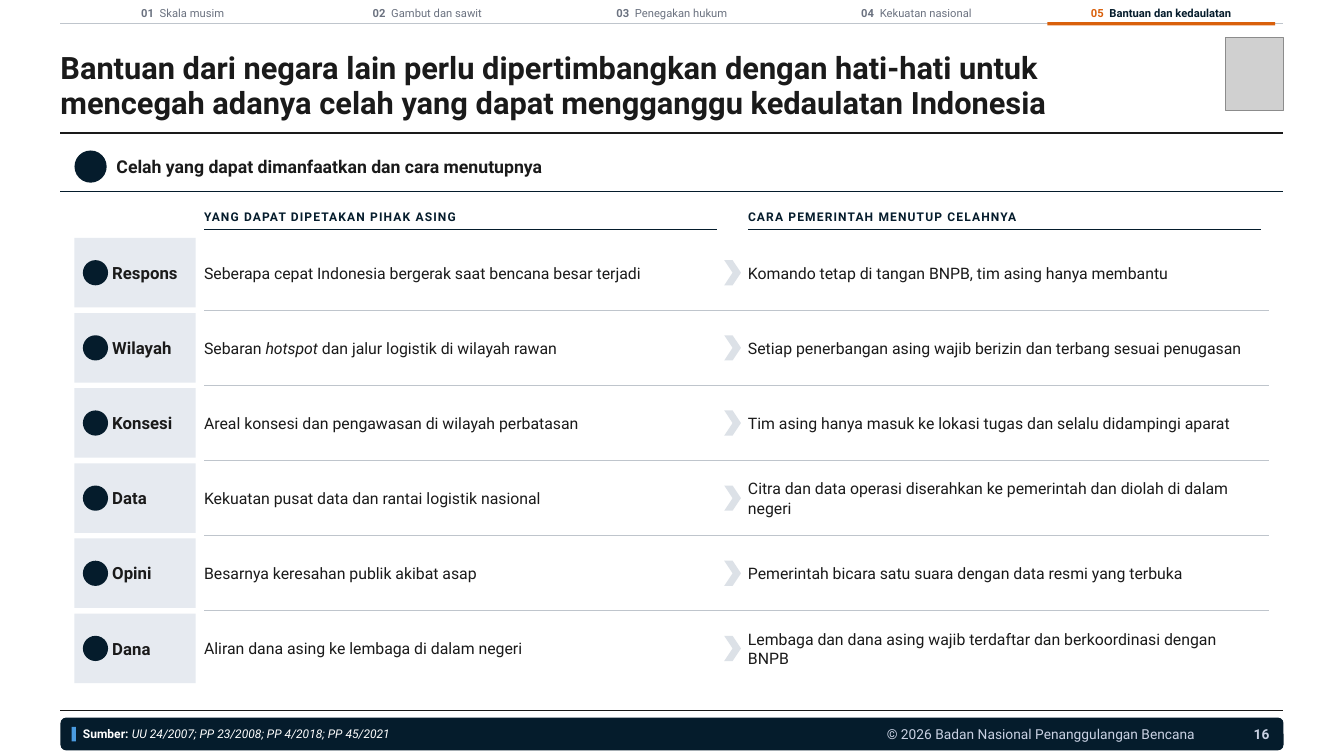
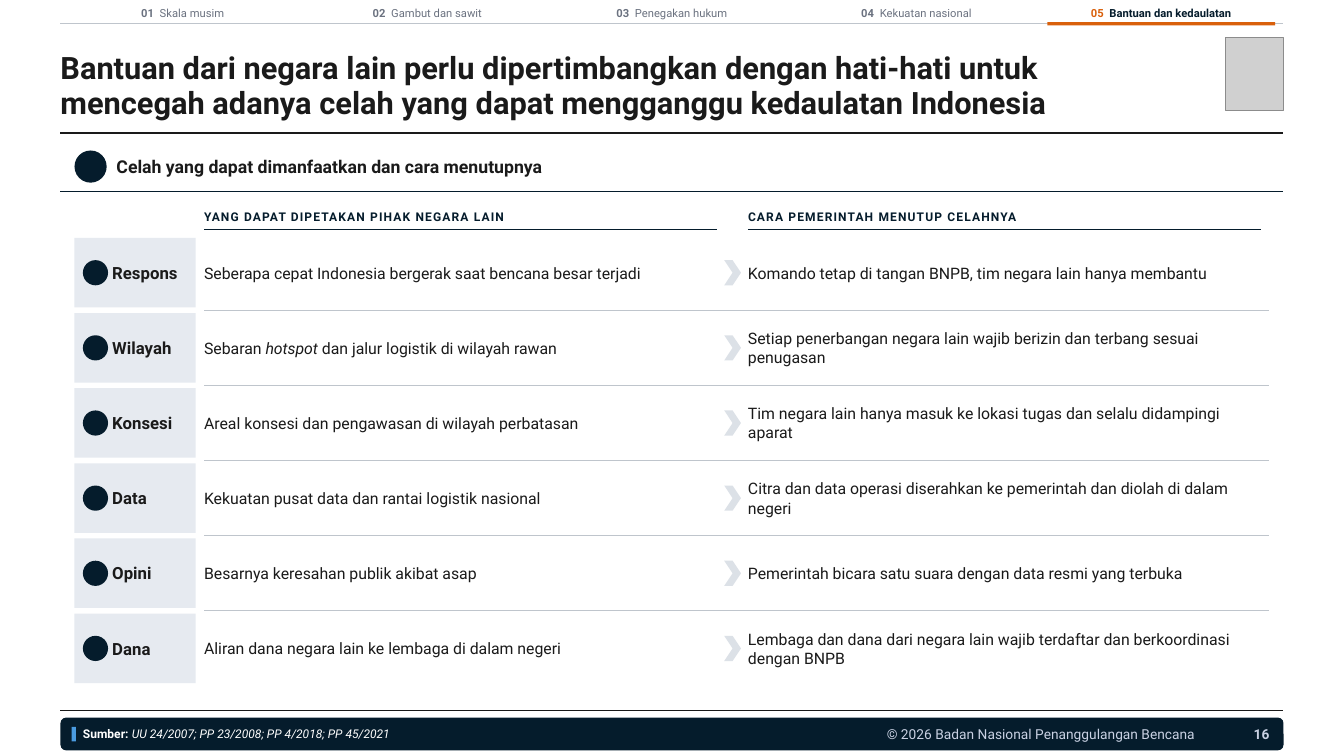
Before and after one commit to terasurbannetwork/poskokarhutla, a slide deck: slide 16 of data/laporan-bnpb/narasi-publik-karhutla-041126/Brief Narasi Publik Karhutla 041126.pptx. Drawn at 1344x756 pixels with LibreOffice and Linux fonts; fonts in the diff are those of the drawing; grey boxes stand for pictures; background and template pictures are left out. Boxes give left, top, right and bottom in pixels: in the first picture for what was removed or moved away, otherwise in the second. Text is boxed around its words. In the diff, an @@ line names an element or a change of style, - is before the commit and + after.

```diff
--- a/data/laporan-bnpb/narasi-publik-karhutla-041126/Brief Narasi Publik Karhutla 041126.pptx
+++ b/data/laporan-bnpb/narasi-publik-karhutla-041126/Brief Narasi Publik Karhutla 041126.pptx
@@ text at <box>204,212,469,221</box>: text changed @@
-YANG DAPAT DIPETAKAN PIHAK ASING
+YANG DAPAT DIPETAKAN PIHAK NEGARA LAIN
@@ text at <box>748,267,1207,283</box>: text changed @@
-Komando tetap di tangan BNPB, tim asing hanya membantu
+Komando tetap di tangan BNPB, tim negara lain hanya membantu
@@ text at <box>748,332,1199,367</box>: text changed @@
-Setiap penerbangan asing wajib berizin dan terbang sesuai penugasan
+Setiap penerbangan negara lain wajib berizin dan terbang sesuai penugasan
@@ text at <box>748,407,1220,442</box>: text changed @@
-Tim asing hanya masuk ke lokasi tugas dan selalu didampingi aparat
+Tim negara lain hanya masuk ke lokasi tugas dan selalu didampingi aparat
@@ text at <box>204,642,561,658</box>: text changed @@
-Aliran dana asing ke lembaga di dalam negeri
+Aliran dana negara lain ke lembaga di dalam negeri
@@ text at <box>748,633,1230,668</box>: text changed @@
-Lembaga dan dana asing wajib terdaftar dan berkoordinasi dengan BNPB
+Lembaga dan dana dari negara lain wajib terdaftar dan berkoordinasi dengan BNPB
```
Also in this commit, not shown: 8 other slides changed, 3 other files.
